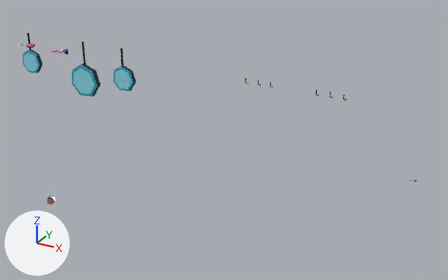
Two versions of the FBX model Assets/My Assets/Art/Objects/Interiors/INT_BucklePrince_Theftables.fbx, one commit apart.
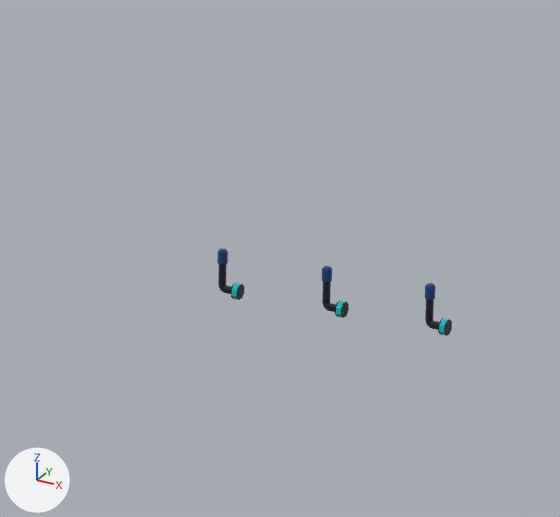
The first picture shows the older version from a 50 mm camera at (25.9, -22.3, 24.1) aimed at (3.0, 19.2, 3.3). The close-ups show both versions on the part from 49% to 64% of the width and 17% to 39% of the height of that picture; other places that the commit changed are outside them. Arrows for +X, +Y and +Z are at lower left; the lights stay in place. Where no turn or scale is listed for an object, it has been applied to the vertices.

Objects in the first close-up: 'DispenserHandle'.
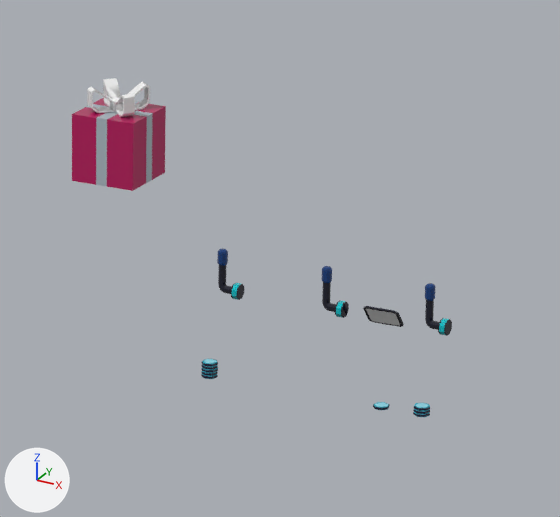
Pixel boxes [x1, y1, x2, y2] of what changed, in the close-ups (560 x 517 px):
'Gift_Med', added
    after: [72, 78, 166, 191]
'MemberCard.Basic.001', added
    after: [363, 306, 404, 327]
    faces in mat_streetsigns02 (its picture is missing): [366, 309, 400, 326]
    faces in mat_palette_specials (picture img_palette_specials_png): [363, 306, 404, 327]
'Buckles.019', added
    after: [373, 402, 430, 417]
'Buckles.010', added
    after: [201, 359, 218, 379]

The edits, one by one:
Material 'StreetSigns02' (mat_streetsigns02) is new.
Its base color is (0.8, 0.8, 0.8) (white #e7e7e7).
Material 'Ads04' (mat_ads04) is new.
Its base color is (0.8, 0.8, 0.8) (white #e7e7e7).
Mesh me_cube_808 is new.
It has 182 vertices, 202 faces and spans x -0.376..0.376, y -0.376..0.376, z -0.005..1.022.
It uses material mat_palette_specials (picture img_palette_specials_png).
Mesh me_cube_799 is new.
It has 44 vertices, 42 faces and spans x -0.261..0.261, y -0.122..0.131, z -0.145..0.152.
Faces by material slot: [40, 1, 1].
It uses material mat_palette_specials (picture img_palette_specials_png).
It uses material mat_ads04 (its picture is missing).
It uses material mat_streetsigns02 (its picture is missing).
Mesh me_cylinder_674 is new.
It has 350 vertices, 325 faces and spans x -0.109..0.111, y -0.112..0.106, z -0.109..0.109.
It uses material mat_businesssigns01 (picture img_business01_png).
Mesh me_cylinder_1017 is new.
It has 280 vertices, 260 faces and spans x -0.543..0.256, y -0.114..0.111, z -0.055..0.076.
It uses material mat_businesssigns01 (picture img_business01_png).
Object 'Gift_Med' (ob_gift_med) is new; it shows me_cube_808.
Its location is (0.17, 26.18, 7.09).
Object 'MemberCard.Basic.001' (ob_membercard_basic_001) is new; it shows me_cube_799.
Its location is (-2.81, 39.59, 1.01).
Object 'Buckles.010' (ob_buckles_010) is new; it shows me_cylinder_674.
Its location is (-3.94, 36.58, 0.99).
Object 'Buckles.019' (ob_buckles_019) is new; it shows me_cylinder_1017.
Its location is (-0.98, 36.6, 0.92).
